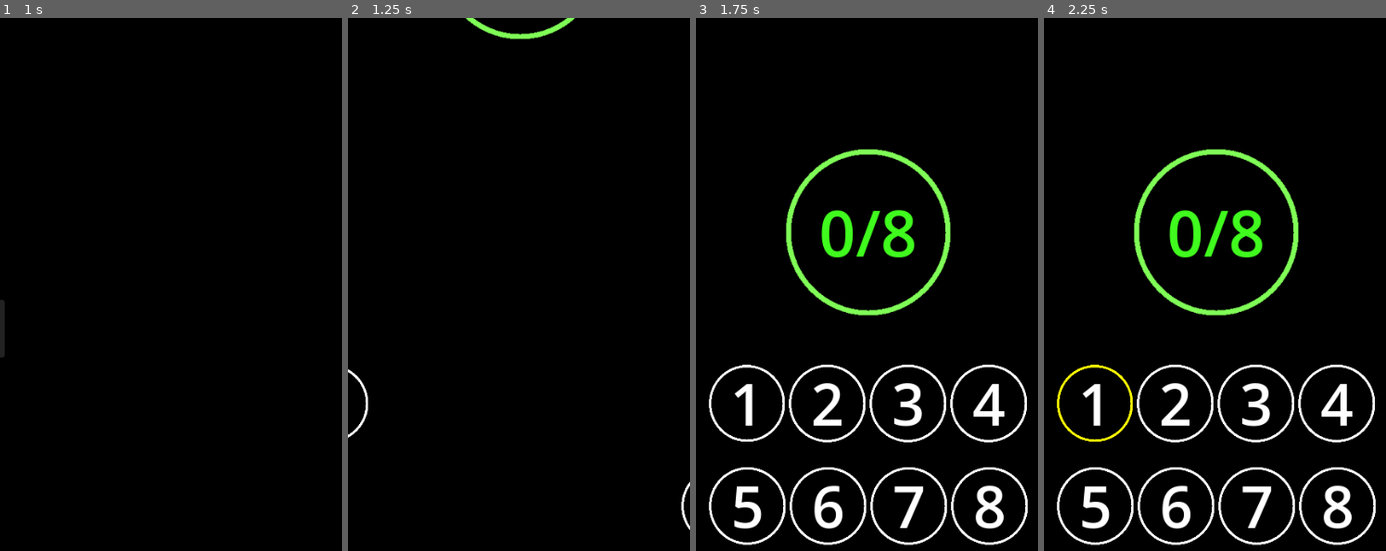
Above: before the commit, frames 1-4 (left to right).
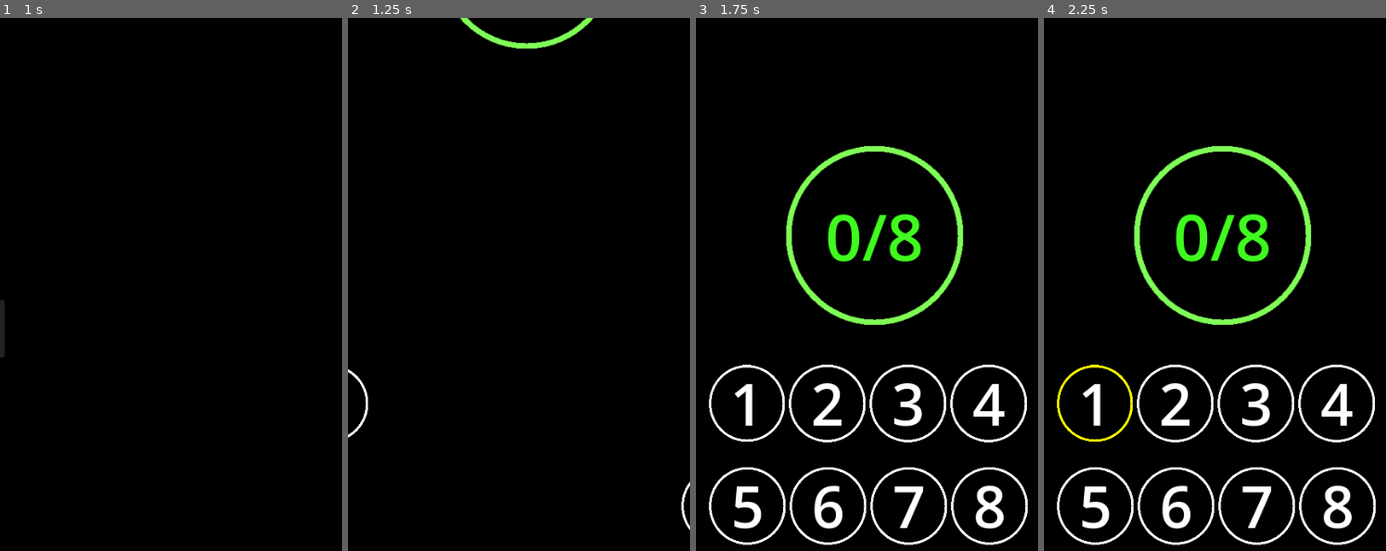
Above: after the commit, the same moments.

Repository: XanderMax/unshuffle
Game: Godot game, scene res://scenes/main.tscn
The game is run twice, just before and just after one commit, with the same random seed, the same clock (stepped at 60 frames per second) and the same inputs.
Inputs (mouse positions are in pixels of both pictures, inside the frame that each line leads up to):
- Up to frame 1 (1 s): click "NEW GAME" at 0.5 s
- Up to frame 2 (1.25 s): no input
- Up to frame 3 (1.75 s): move the mouse to (942, 353) at 1.27 s; click (942, 353) at 1.42 s
- Up to frame 4 (2.25 s): tap Enter at 2 s; move the mouse to (1095, 401) at 2.02 s; click (1095, 401) at 2.17 s

Frame 1 is identical in both runs. In frame 2, 0.9% of the frame differs, in the area x 32-72%, y 0-6%; in frame 3, 4.5%, in the area x 26-79%, y 24-58%; in frame 4, 4.5%.

Commit message:
Fix size of circle

Diff:
--- a/godot/scenes/game_screen.tscn
+++ b/godot/scenes/game_screen.tscn
@@ -10,6 +10,109 @@
 [sub_resource type="LabelSettings" id="LabelSettings_pyxtd"]
 font_size = 80
 font_color = Color(0.501961, 0.992157, 0.341176, 1)
+
+[sub_resource type="Animation" id="Animation_d60ke"]
+length = 0.001
+tracks/0/type = "value"
+tracks/0/imported = false
+tracks/0/enabled = true
+tracks/0/path = NodePath("Circle:anchor_left")
+tracks/0/interp = 1
+tracks/0/loop_wrap = true
+tracks/0/keys = {
+"times": PackedFloat32Array(0),
+"transitions": PackedFloat32Array(1),
+"update": 0,
+"values": [0.262]
+}
+tracks/1/type = "value"
+tracks/1/imported = false
+tracks/1/enabled = true
+tracks/1/path = NodePath("Circle:anchor_top")
+tracks/1/interp = 1
+tracks/1/loop_wrap = true
+tracks/1/keys = {
+"times": PackedFloat32Array(0),
+"transitions": PackedFloat32Array(1),
+"update": 0,
+"values": [0.173]
+}
+tracks/2/type = "value"
+tracks/2/imported = false
+tracks/2/enabled = true
+tracks/2/path = NodePath("Circle:anchor_right")
+tracks/2/interp = 1
+tracks/2/loop_wrap = true
+tracks/2/keys = {
+"times": PackedFloat32Array(0),
+"transitions": PackedFloat32Array(1),
+"update": 0,
+"values": [0.748]
+}
+tracks/3/type = "value"
+tracks/3/imported = false
+tracks/3/enabled = true
+tracks/3/path = NodePath("Circle:anchor_bottom")
+tracks/3/interp = 1
+tracks/3/loop_wrap = true
+tracks/3/keys = {
+"times": PackedFloat32Array(0),
+"transitions": PackedFloat32Array(1),
+"update": 0,
+"values": [0.406]
+}
+
+[sub_resource type="Animation" id="Animation_n52ty"]
+resource_name = "beat"
+length = 0.4
+tracks/0/type = "value"
+tracks/0/imported = false
+tracks/0/enabled = true
+tracks/0/path = NodePath("Circle:anchor_left")
+tracks/0/interp = 2
+tracks/0/loop_wrap = true
+tracks/0/keys = {
+"times": PackedFloat32Array(0, 0.2, 0.4),
+"transitions": PackedFloat32Array(1, 1, 1),
+"update": 0,
+"values": [0.262, 0.312, 0.262]
+}
+tracks/1/type = "value"
+tracks/1/imported = false
+tracks/1/enabled = true
+tracks/1/path = NodePath("Circle:anchor_top")
+tracks/1/interp = 2
+tracks/1/loop_wrap = true
+tracks/1/keys = {
+"times": PackedFloat32Array(0, 0.2, 0.4),
+"transitions": PackedFloat32Array(1, 1, 1),
+"update": 0,
+"values": [0.173, 0.223, 0.173]
+}
+tracks/2/type = "value"
+tracks/2/imported = false
+tracks/2/enabled = true
+tracks/2/path = NodePath("Circle:anchor_right")
+tracks/2/interp = 2
+tracks/2/loop_wrap = true
+tracks/2/keys = {
+"times": PackedFloat32Array(0, 0.2, 0.4),
+"transitions": PackedFloat32Array(1, 1, 1),
+"update": 0,
+"values": [0.748, 0.698, 0.748]
+}
+tracks/3/type = "value"
+tracks/3/imported = false
+tracks/3/enabled = true
+tracks/3/path = NodePath("Circle:anchor_bottom")
+tracks/3/interp = 2
+tracks/3/loop_wrap = true
+tracks/3/keys = {
+"times": PackedFloat32Array(0, 0.2, 0.4),
+"transitions": PackedFloat32Array(1, 1, 1),
+"update": 0,
+"values": [0.406, 0.356, 0.406]
+}
 
 [sub_resource type="Animation" id="Animation_4npkw"]
 resource_name = "play_in"
@@ -27,109 +130,6 @@
 "values": [Vector2(112, -280), Vector2(112, 160)]
 }
 
-[sub_resource type="Animation" id="Animation_n52ty"]
-resource_name = "beat"
-length = 0.4
-tracks/0/type = "value"
-tracks/0/imported = false
-tracks/0/enabled = true
-tracks/0/path = NodePath("Circle:anchor_left")
-tracks/0/interp = 2
-tracks/0/loop_wrap = true
-tracks/0/keys = {
-"times": PackedFloat32Array(0, 0.2, 0.4),
-"transitions": PackedFloat32Array(1, 1, 1),
-"update": 0,
-"values": [0.262, 0.312, 0.262]
-}
-tracks/1/type = "value"
-tracks/1/imported = false
-tracks/1/enabled = true
-tracks/1/path = NodePath("Circle:anchor_top")
-tracks/1/interp = 2
-tracks/1/loop_wrap = true
-tracks/1/keys = {
-"times": PackedFloat32Array(0, 0.2, 0.4),
-"transitions": PackedFloat32Array(1, 1, 1),
-"update": 0,
-"values": [0.173, 0.223, 0.173]
-}
-tracks/2/type = "value"
-tracks/2/imported = false
-tracks/2/enabled = true
-tracks/2/path = NodePath("Circle:anchor_right")
-tracks/2/interp = 2
-tracks/2/loop_wrap = true
-tracks/2/keys = {
-"times": PackedFloat32Array(0, 0.2, 0.4),
-"transitions": PackedFloat32Array(1, 1, 1),
-"update": 0,
-"values": [0.748, 0.698, 0.748]
-}
-tracks/3/type = "value"
-tracks/3/imported = false
-tracks/3/enabled = true
-tracks/3/path = NodePath("Circle:anchor_bottom")
-tracks/3/interp = 2
-tracks/3/loop_wrap = true
-tracks/3/keys = {
-"times": PackedFloat32Array(0, 0.2, 0.4),
-"transitions": PackedFloat32Array(1, 1, 1),
-"update": 0,
-"values": [0.406, 0.356, 0.406]
-}
-
-[sub_resource type="Animation" id="Animation_d60ke"]
-length = 0.001
-tracks/0/type = "value"
-tracks/0/imported = false
-tracks/0/enabled = true
-tracks/0/path = NodePath("Circle:anchor_left")
-tracks/0/interp = 1
-tracks/0/loop_wrap = true
-tracks/0/keys = {
-"times": PackedFloat32Array(0),
-"transitions": PackedFloat32Array(1),
-"update": 0,
-"values": [0.262]
-}
-tracks/1/type = "value"
-tracks/1/imported = false
-tracks/1/enabled = true
-tracks/1/path = NodePath("Circle:anchor_top")
-tracks/1/interp = 1
-tracks/1/loop_wrap = true
-tracks/1/keys = {
-"times": PackedFloat32Array(0),
-"transitions": PackedFloat32Array(1),
-"update": 0,
-"values": [0.173]
-}
-tracks/2/type = "value"
-tracks/2/imported = false
-tracks/2/enabled = true
-tracks/2/path = NodePath("Circle:anchor_right")
-tracks/2/interp = 1
-tracks/2/loop_wrap = true
-tracks/2/keys = {
-"times": PackedFloat32Array(0),
-"transitions": PackedFloat32Array(1),
-"update": 0,
-"values": [0.748]
-}
-tracks/3/type = "value"
-tracks/3/imported = false
-tracks/3/enabled = true
-tracks/3/path = NodePath("Circle:anchor_bottom")
-tracks/3/interp = 1
-tracks/3/loop_wrap = true
-tracks/3/keys = {
-"times": PackedFloat32Array(0),
-"transitions": PackedFloat32Array(1),
-"update": 0,
-"values": [0.406]
-}
-
 [sub_resource type="AnimationLibrary" id="AnimationLibrary_oeqo6"]
 _data = {
 "RESET": SubResource("Animation_d60ke"),
@@ -192,10 +192,10 @@
 anchor_top = 0.173
 anchor_right = 0.748
 anchor_bottom = 0.406
-offset_left = -21.536
-offset_top = -486.498
-offset_right = -21.544
-offset_bottom = -486.256
+offset_left = -0.135994
+offset_top = -440.198
+offset_right = 15.856
+offset_bottom = -431.956
 texture = ExtResource("3_67lo7")
 expand_mode = 1
 stretch_mode = 5
